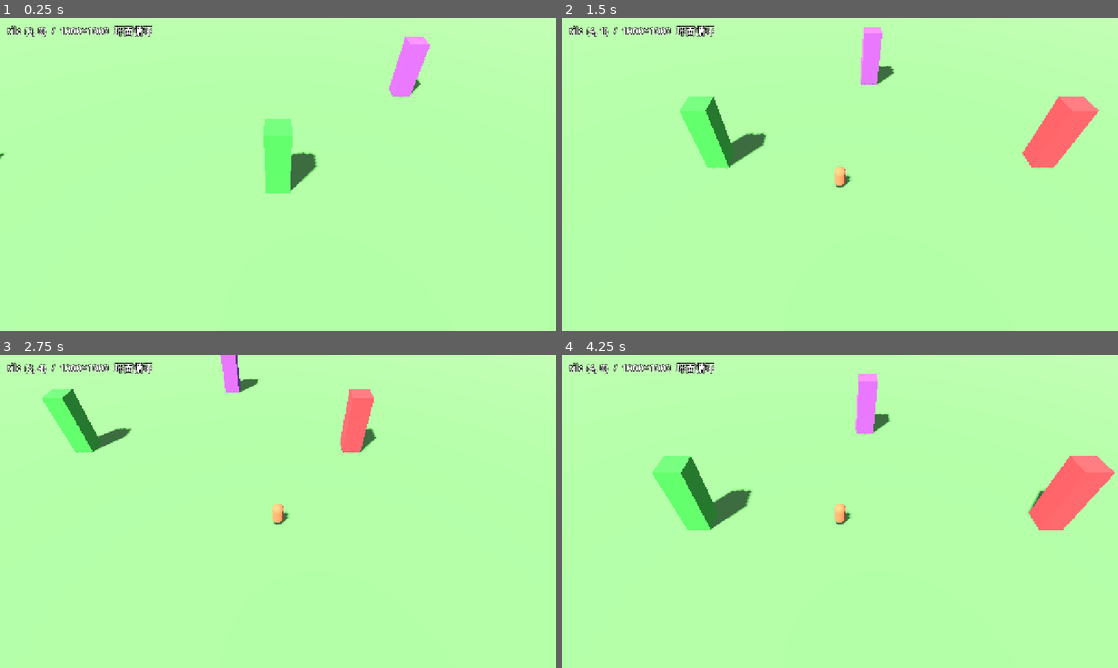
Above: before the commit, frames 1-4 (two rows, left to right).
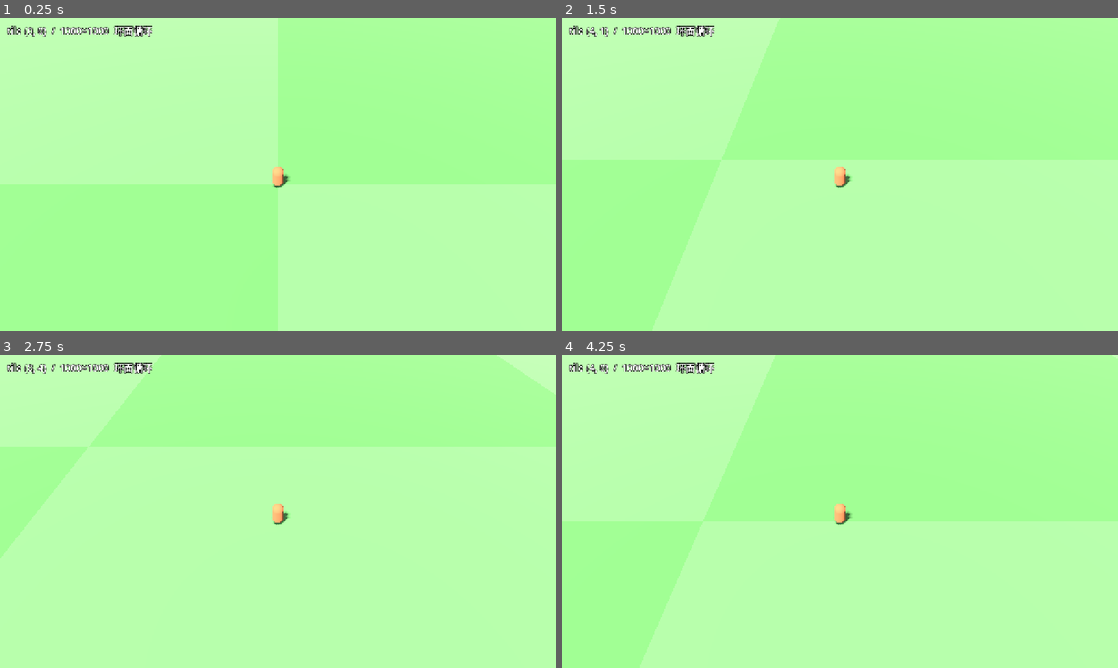
Above: after the commit, the same moments.

Repository: hoveychen/maliang
Game: Godot game, scene res://main.tscn
Two runs of this game, one before a commit and one after it. Both use one fixed random seed, a clock stepped at 60 frames per second and the inputs below.
Inputs:
- Up to frame 1 (0.25 s): no input
- Up to frame 2 (1.5 s): tap Enter at 0.5 s; hold Right (ui_right) 0.53-1.28 s; hold Down (ui_down) from 1.28 s (still down)
- Up to frame 3 (2.75 s): release Down (ui_down) at 2.03 s; hold Right (ui_right) from 2.03 s (still down)
- Up to frame 4 (4.25 s): release Right (ui_right) at 2.78 s; hold Up (ui_up) 2.78-3.53 s; hold Left (ui_left) from 3.53 s (still down)

The runs differ from the first frame. In frame 1, 2.4% of the frame differs, in the area x 0-78%, y 6-56%; in frame 2, 4.2%; in frame 3, 2.8%; in frame 4, 5.0%, in the area x 16-100%, y 6-56%.

Commit message:
feat(demo): P3 chunk streaming — pooled tiles around player, deterministic skin, wrap by index

Diff:
--- /dev/null
+++ b/scripts/chunk_manager.gd
@@ -0,0 +1,104 @@
+class_name ChunkManager
+extends Node3D
+## 区块流送（chunk streaming）。
+## 只实例化玩家周围 (2R+1)² 个区块，用对象池复用；每帧按最短环面位移
+## 重定位每个 slot，并按「wrap 后的区块索引」决定外观（棋盘色 + 一棵确定性的树）。
+## 越过 GRID 接缝时，区块 (39,·) 之后接 (0,·)，外观连续 → 无缝。
+
+const CHUNK_TILES := 25
+const CHUNK_WORLD := float(CHUNK_TILES) * WorldGrid.TILE_SIZE          ## 50.0
+const CHUNKS_PER_SIDE := WorldGrid.GRID_TILES / CHUNK_TILES            ## 40
+const R := 3                                                          ## 半径（区块数）→ 7×7
+
+## slot 数组，每项 { root:Node3D, tile:MeshInstance3D, deco:Node3D, wrapped:Vector2i }
+var _slots: Array = []
+
+func _ready() -> void:
+	for i in range(-R, R + 1):
+		for j in range(-R, R + 1):
+			_slots.append(_make_slot())
+
+func _make_slot() -> Dictionary:
+	var root := Node3D.new()
+	add_child(root)
+	var tile := MeshInstance3D.new()
+	var plane := PlaneMesh.new()
+	plane.size = Vector2(CHUNK_WORLD, CHUNK_WORLD)
+	plane.subdivide_width = 12
+	plane.subdivide_depth = 12
+	tile.mesh = plane
+	tile.material_override = StandardMaterial3D.new()
+	root.add_child(tile)
+	var deco := Node3D.new()
+	root.add_child(deco)
+	return { "root": root, "tile": tile, "deco": deco, "wrapped": Vector2i(-999, -999) }
+
+func update(player_logical: Vector2) -> void:
+	var pcx := int(floor(player_logical.x / CHUNK_WORLD))
+	var pcz := int(floor(player_logical.y / CHUNK_WORLD))
+	var idx := 0
+	for i in range(-R, R + 1):
+		for j in range(-R, R + 1):
+			var cx := pcx + i
+			var cz := pcz + j
+			# 区块中心的逻辑坐标
+			var center_logical := Vector2(
+				(float(cx) + 0.5) * CHUNK_WORLD,
+				(float(cz) + 0.5) * CHUNK_WORLD)
+			var d := WorldGrid.shortest_delta(player_logical, center_logical)
+			var slot: Dictionary = _slots[idx]
+			var root: Node3D = slot["root"]
+			root.position = Vector3(d.x, 0.0, d.y)
+			# wrap 后的区块索引决定外观
+			var wrapped := Vector2i(
+				posmod(cx, CHUNKS_PER_SIDE),
+				posmod(cz, CHUNKS_PER_SIDE))
+			if wrapped != slot["wrapped"]:
+				slot["wrapped"] = wrapped
+				_skin(slot, wrapped)
+			idx += 1
+
+## 按 wrapped 索引刷新区块外观（棋盘色 + 确定性装饰）。
+func _skin(slot: Dictionary, wrapped: Vector2i) -> void:
+	var tile: MeshInstance3D = slot["tile"]
+	var mat: StandardMaterial3D = tile.material_override
+	var checker := posmod(wrapped.x + wrapped.y, 2) == 0
+	mat.albedo_color = Color(0.47, 0.73, 0.41) if checker else Color(0.41, 0.65, 0.35)
+	mat.roughness = 0.95
+
+	var deco: Node3D = slot["deco"]
+	for c in deco.get_children():
+		c.queue_free()
+
+	# 确定性 hash：同一 wrapped 区块永远长一样 → 跨接缝可辨认其连续性
+	var h := hash(wrapped)
+	if (h % 5) != 0:  # ~80% 区块放一棵树
+		var rx := (float(h % 1000) / 1000.0 - 0.5) * CHUNK_WORLD * 0.7
+		var rz := (float((h / 1000) % 1000) / 1000.0 - 0.5) * CHUNK_WORLD * 0.7
+		_add_tree(deco, Vector3(rx, 0.0, rz), h)
+
+func _add_tree(parent: Node3D, pos: Vector3, h: int) -> void:
+	var height := 2.5 + float(h % 7) * 0.5
+	var trunk := MeshInstance3D.new()
+	var cyl := CylinderMesh.new()
+	cyl.top_radius = 0.25
+	cyl.bottom_radius = 0.35
+	cyl.height = height
+	trunk.mesh = cyl
+	var tm := StandardMaterial3D.new()
+	tm.albedo_color = Color(0.45, 0.3, 0.18)
+	trunk.material_override = tm
+	trunk.position = pos + Vector3(0.0, height * 0.5, 0.0)
+	parent.add_child(trunk)
+
+	var crown := MeshInstance3D.new()
+	var sph := SphereMesh.new()
+	sph.radius = 1.6
+	sph.height = 3.0
+	crown.mesh = sph
+	var cm := StandardMaterial3D.new()
+	var g := 0.5 + float(h % 4) * 0.08
+	cm.albedo_color = Color(0.2, g, 0.25)
+	crown.material_override = cm
+	crown.position = pos + Vector3(0.0, height + 0.6, 0.0)
+	parent.add_child(crown)
--- a/scripts/world.gd
+++ b/scripts/world.gd
@@ -7,23 +7,19 @@
 
 const PLAYER_SPEED := 12.0
 const CAM_OFFSET := Vector3(0.0, 15.0, 13.0)
-const RENDER_RADIUS := 130.0  ## 超出此半径的地标暂时隐藏
 
 ## 玩家在环面世界上的逻辑坐标（世界单位，Vector2(x, z)）。
 var player_logical := Vector2.ZERO
 
 var camera: Camera3D
-var world_root: Node3D
-var landmarks: Array = []  ## [{ node, logical:Vector2 }]
+var chunk_manager: ChunkManager
 var coord_label: Label
 
 func _ready() -> void:
 	_setup_environment()
-	world_root = Node3D.new()
-	world_root.name = "WorldRoot"
-	add_child(world_root)
-	_setup_ground()
-	_setup_landmarks()
+	chunk_manager = ChunkManager.new()
+	chunk_manager.name = "ChunkManager"
+	add_child(chunk_manager)
 	_setup_player()
 	_setup_camera()
 	_setup_hud()
@@ -45,41 +41,6 @@
 	env.ambient_light_energy = 0.55
 	we.environment = env
 	add_child(we)
-
-func _setup_ground() -> void:
-	## P2 临时：一块跟随玩家原点的大草地（P3 换成 chunk 流送的真地形）。
-	var ground := MeshInstance3D.new()
-	ground.name = "Ground"
-	var plane := PlaneMesh.new()
-	plane.size = Vector2(300.0, 300.0)
-	plane.subdivide_width = 60
-	plane.subdivide_depth = 60
-	ground.mesh = plane
-	var mat := StandardMaterial3D.new()
-	mat.albedo_color = Color(0.46, 0.72, 0.40)
-	mat.roughness = 0.95
-	ground.material_override = mat
-	add_child(ground)  ## 直接挂在原点下，恒在玩家脚下
-
-func _setup_landmarks() -> void:
-	var span := WorldGrid.WORLD_SPAN
-	var defs := [
-		{ "logical": Vector2(0.0, 0.0), "color": Color(0.3, 0.8, 0.3) },        # 起点
-		{ "logical": Vector2(24.0, 0.0), "color": Color(0.9, 0.3, 0.3) },       # 东
-		{ "logical": Vector2(0.0, 24.0), "color": Color(0.3, 0.5, 0.95) },      # 北
-		{ "logical": Vector2(span - 24.0, 0.0), "color": Color(0.95, 0.85, 0.2) }, # 接缝西侧
-		{ "logical": Vector2(12.0, span - 12.0), "color": Color(0.7, 0.35, 0.85) }, # 接缝南侧
-	]
-	for d in defs:
-		var pillar := MeshInstance3D.new()
-		var box := BoxMesh.new()
-		box.size = Vector3(1.6, 5.0, 1.6)
-		pillar.mesh = box
-		var m := StandardMaterial3D.new()
-		m.albedo_color = d["color"]
-		pillar.material_override = m
-		world_root.add_child(pillar)
-		landmarks.append({ "node": pillar, "logical": d["logical"] })
 
 func _setup_player() -> void:
 	var body := MeshInstance3D.new()
@@ -120,19 +81,8 @@
 		player_logical = WorldGrid.wrap_pos(player_logical + input * PLAYER_SPEED * delta)
 
 func _process(_delta: float) -> void:
-	_reposition_world()
+	chunk_manager.update(player_logical)
 	_update_hud()
-
-## 以玩家为中心：每个地标放到离渲染原点最近的等价位置。
-func _reposition_world() -> void:
-	for lm in landmarks:
-		var d: Vector2 = WorldGrid.shortest_delta(player_logical, lm["logical"])
-		var node: MeshInstance3D = lm["node"]
-		if d.length() > RENDER_RADIUS:
-			node.visible = false
-		else:
-			node.visible = true
-			node.position = Vector3(d.x, 2.5, d.y)
 
 func _update_hud() -> void:
 	if coord_label == null:
--- /dev/null
+++ b/tools/shoot.gd
@@ -0,0 +1,33 @@
+extends SceneTree
+## 截图工具：加载主场景，跑若干帧后保存视口截图并退出。
+## 用法: Godot --path . --script res://tools/shoot.gd [-- <move_x> <move_z> <frames>]
+## 通过环境变量 SHOT_MX / SHOT_MZ 注入玩家逻辑移动（用来验证 wrap），SHOT_NAME 命名。
+
+var _frames := 0
+var _world: Node = null
+var _mx := 0.0
+var _mz := 0.0
+var _shoot_at := 50
+var _name := "shot"
+
+func _initialize() -> void:
+	_mx = float(OS.get_environment("SHOT_MX"))
+	_mz = float(OS.get_environment("SHOT_MZ"))
+	var n := OS.get_environment("SHOT_NAME")
+	if n != "":
+		_name = n
+	var scene: PackedScene = load("res://main.tscn")
+	_world = scene.instantiate()
+	get_root().add_child(_world)
+
+func _process(_delta: float) -> bool:
+	_frames += 1
+	# 注入一个目标逻辑坐标，让 chunk/wrap 体现出来
+	if _frames == 5 and _world != null and (_mx != 0.0 or _mz != 0.0):
+		_world.player_logical = WorldGrid.wrap_pos(Vector2(_mx, _mz))
+	if _frames == _shoot_at:
+		var img := get_root().get_viewport().get_texture().get_image()
+		img.save_png("res://_%s.png" % _name)
+		printerr("SHOT saved: _%s.png" % _name)
+		return true
+	return false
Not shown, added: scripts/chunk_manager.gd.uid
Not shown, added: tools/shoot.gd.uid
